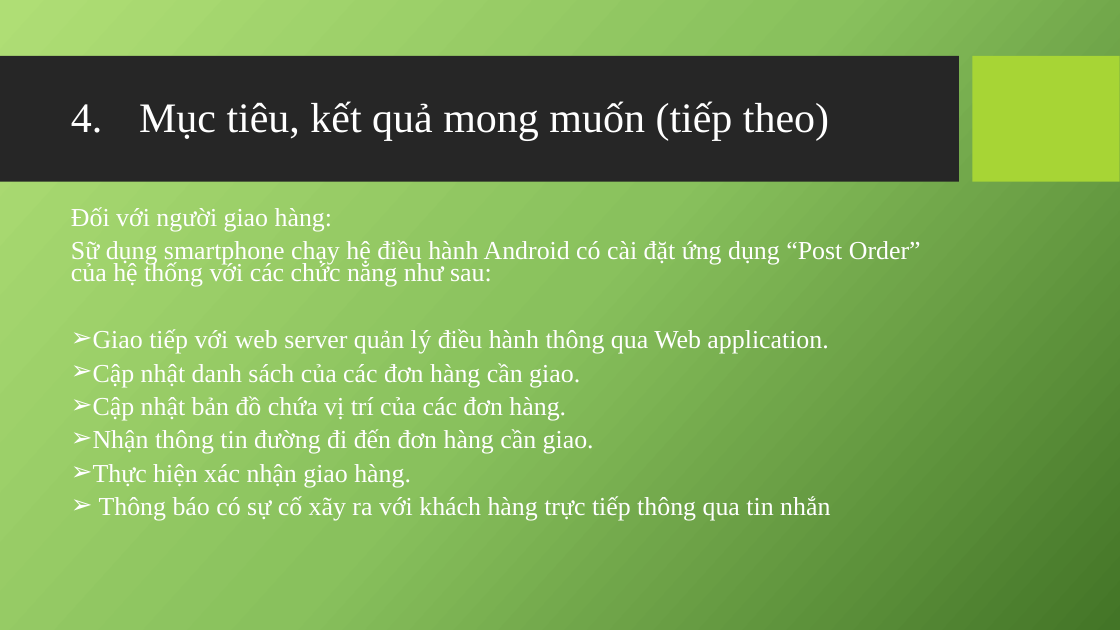
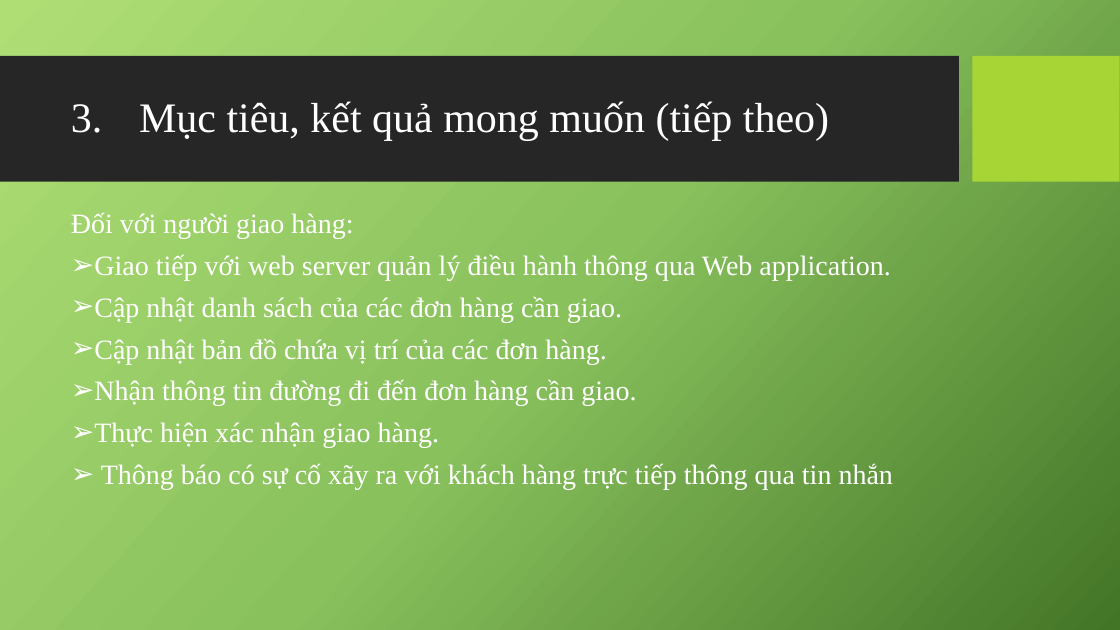
Before and after one commit to mrbadao/ordersys, a slide deck: slide 6 of 04_Documents/10520490_Khoa_Luan_Tot_Nghiep.pptx (slide 8 before the commit). Drawn at 1120x630 pixels with LibreOffice and Linux fonts; fonts in the diff are those of the drawing; background and template pictures are left out. Boxes give left, top, right and bottom in pixels: in the first picture for what was removed or moved away, otherwise in the second. Text is boxed around its words. In the diff, an @@ line names an element or a change of style, - is before the commit and + after.

```diff
--- a/04_Documents/10520490_Khoa_Luan_Tot_Nghiep.pptx
+++ b/04_Documents/10520490_Khoa_Luan_Tot_Nghiep.pptx
@@ text "Đối với người giao hàng:" at [71,212,893,490]: size 22.2 to 24 pt; line spacing 0.7 to 0.9 @@
@@ text at [71,240,921,287]: paragraph removed @@
-Sữ dụng smartphone chạy hệ điều hành Android có cài đặt ứng dụng “Post Order” của hệ thống với các chức năng như sau:
```
Also in this commit, not shown: 18 other slides changed, 2 slides added, 19 slides removed.
